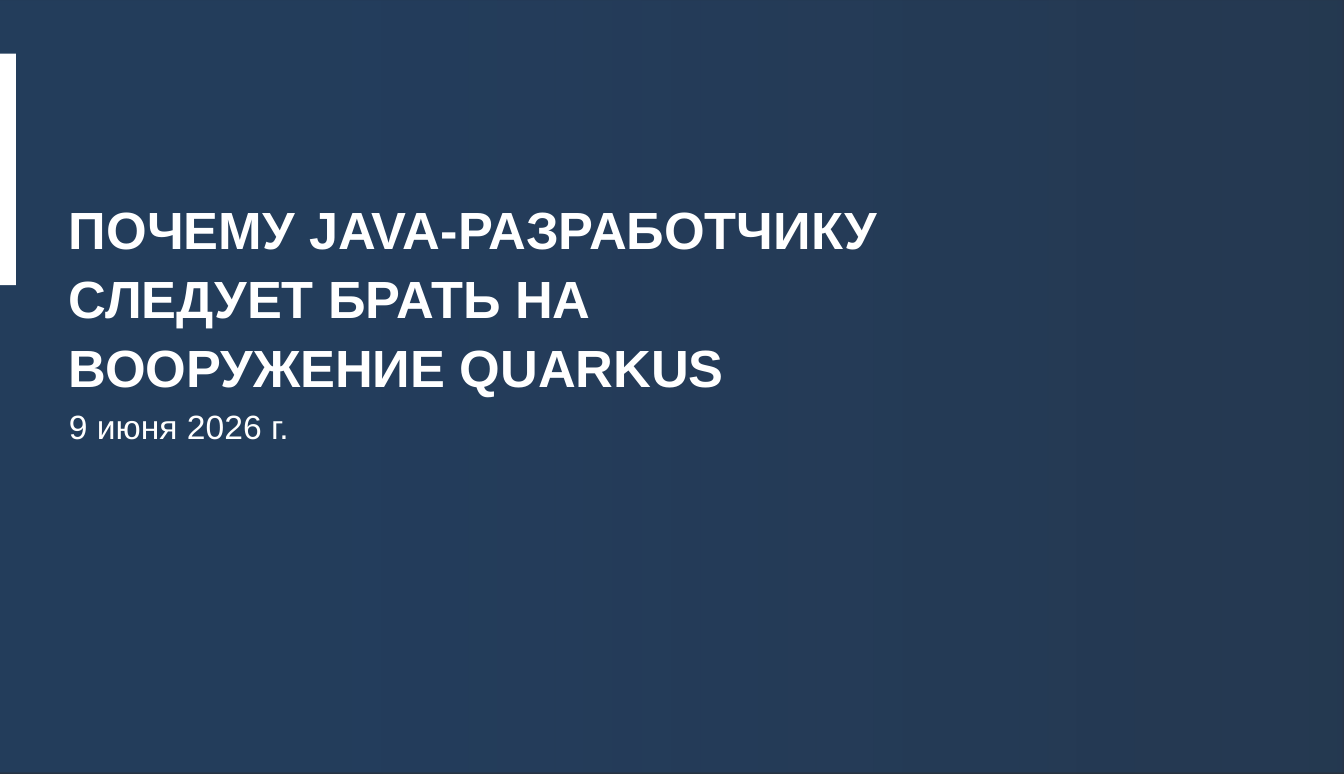
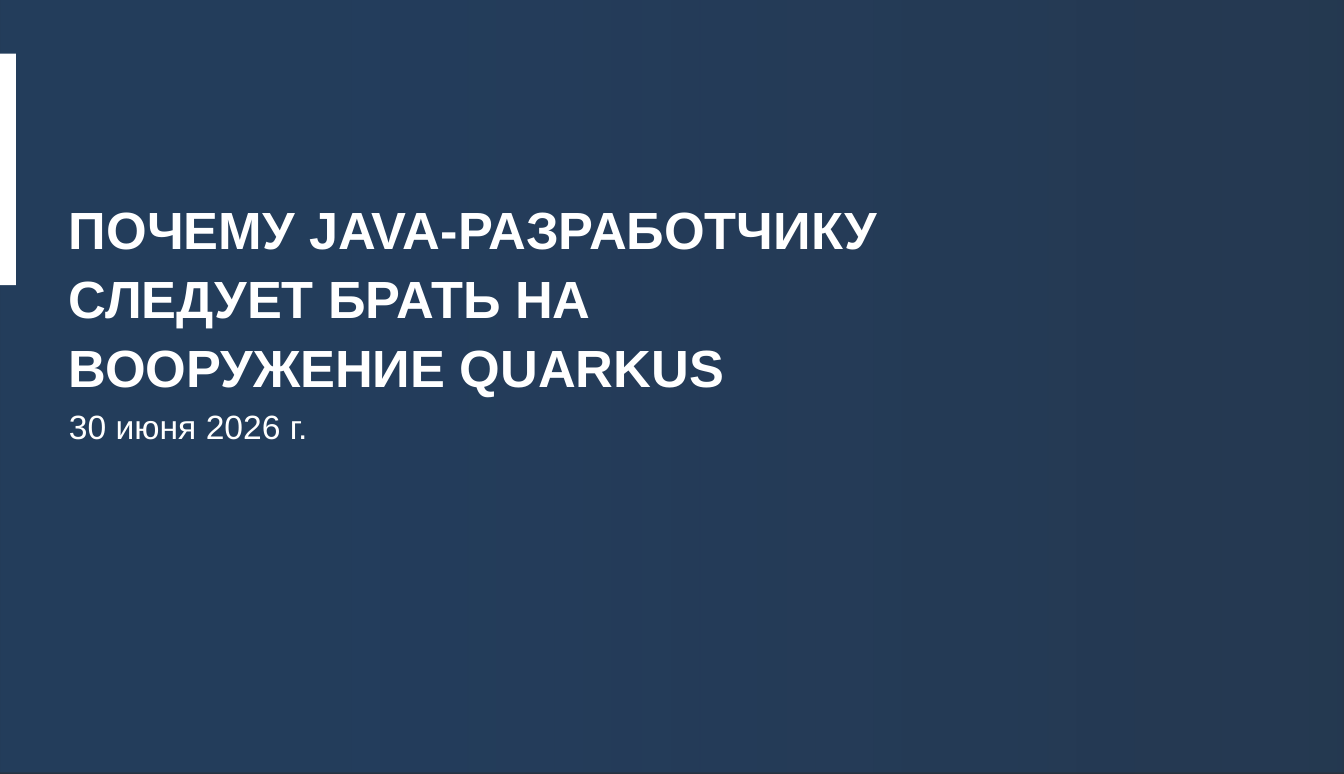
Before and after one commit to kchvilyov/qrk_001_quarkus, a slide deck: slide 1 of Почему Java-разработчику следует брать на вооружение Quarkus Презентация_семинар_IBS.pptx. Drawn at 1344x774 pixels with LibreOffice and Linux fonts; fonts in the diff are those of the drawing; background and template pictures are left out; a plain dark background stands for a picture behind light text. Boxes give left, top, right and bottom in pixels: in the first picture for what was removed or moved away, otherwise in the second. Text is boxed around its words. In the diff, an @@ line names an element or a change of style, - is before the commit and + after.

```diff
--- a/Почему Java-разработчику следует брать на вооружение Quarkus Презентация_семинар_IBS.pptx
+++ b/Почему Java-разработчику следует брать на вооружение Quarkus Презентация_семинар_IBS.pptx
@@ text at (69,415,307,440): text changed @@
-9 июня 2026 г.
+30 июня 2026 г.
```
Also in this commit, not shown: 1 other slide changed.
